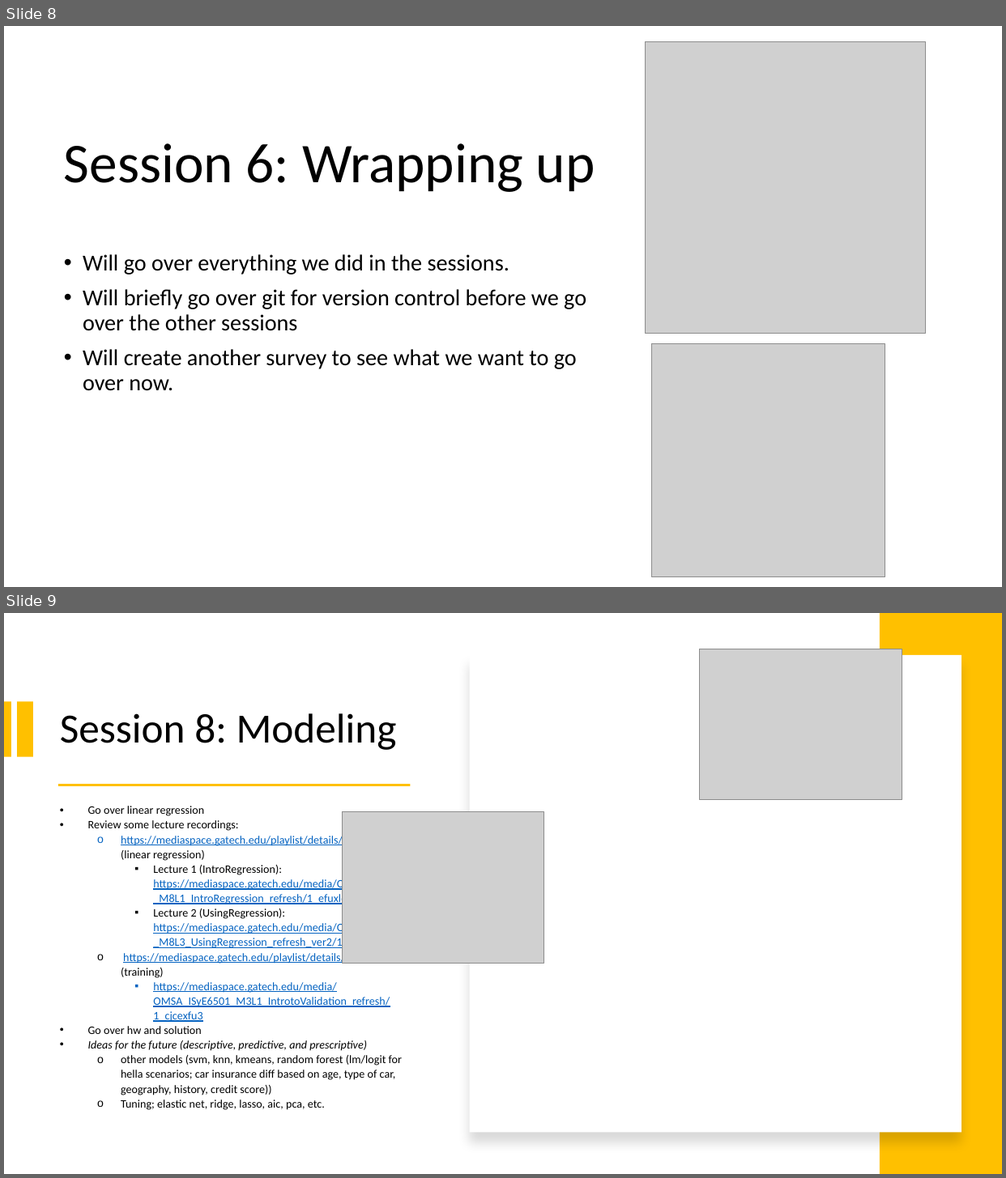
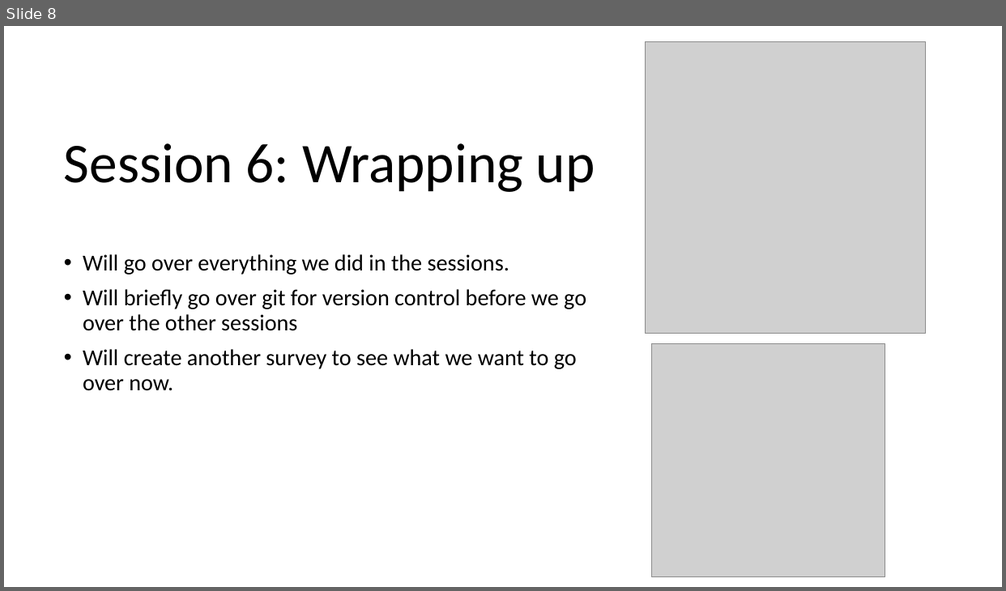
Before and after one commit to atomwin/intro_r, a slide deck: sessions/session_8_modeling/RI R Learning Sessions.pptx. Shown one above the other, each under a label of ours: slides 8 and 9 before the commit, slide 8 after it. The pictures are 1006x1178 and 1006x591 pixels, drawn with LibreOffice and Linux fonts; fonts in the diff are those of the drawing; grey boxes stand for pictures. Boxes give left, top, right and bottom in pixels: in the first picture for what was removed or moved away, otherwise in the second. Text is boxed around its words. In the diff, an @@ line names an element or a change of style, - is before the commit and + after.

```diff
--- a/sessions/session_8_modeling/RI R Learning Sessions.pptx
+++ b/sessions/session_8_modeling/RI R Learning Sessions.pptx
@@ slide 9 removed at box(4, 613, 1002, 1174), background #FFFFFF @@
@@ rectangle removed at box(880, 613, 1002, 1174) @@
@@ rectangle removed at box(470, 655, 961, 1132) @@
@@ picture removed at box(700, 649, 901, 800) @@
@@ rectangle removed at box(4, 701, 11, 756) @@
@@ rectangle removed at box(17, 701, 32, 756) @@
@@ title removed at box(60, 713, 397, 750) @@
-Session 8: Modeling
@@ rectangle removed at box(58, 785, 411, 786) @@
@@ text removed at box(88, 806, 413, 1110) @@
-• Go over linear regression
-• Review some lecture recordings:
-  o https://mediaspace.gatech.edu/playlist/details/1_g11t1e5t (linear regression)
-    ▪ Lecture 1 (IntroRegression): https://mediaspace.gatech.edu/media/OMSA_ISyE6501_M8L1_IntroRegression_refresh/1_efuxlc3o
-    ▪ Lecture 2 (UsingRegression): https://mediaspace.gatech.edu/media/OMSA_ISyE6501_M8L3_UsingRegression_refresh_ver2/1_zapjhxsd
-  o https://mediaspace.gatech.edu/playlist/details/1_5e31tm21 (training)
-    ▪ https://mediaspace.gatech.edu/media/OMSA_ISyE6501_M3L1_IntrotoValidation_refresh/1_cjcexfu3
-• Go over hw and solution
-• Ideas for the future (descriptive, predictive, and prescriptive)
-  o other models (svm, knn, kmeans, random forest (lm/logit for hella scenarios; car insurance diff based on age, type of car, geography, history, credit score))
-  o Tuning; elastic net, ridge, lasso, aic, pca, etc.
@@ picture removed at box(343, 812, 544, 964) @@
```
Also in this commit, not shown: 1 slide changed, 3 other files.
